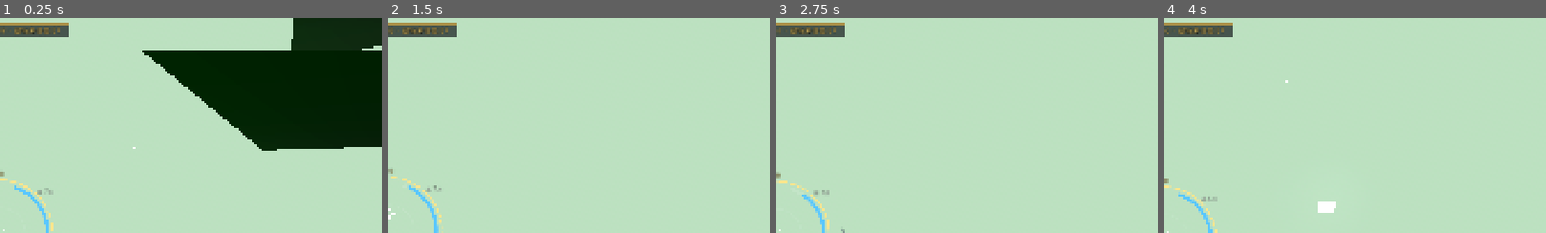
Above: before the commit, frames 1-4 (left to right).
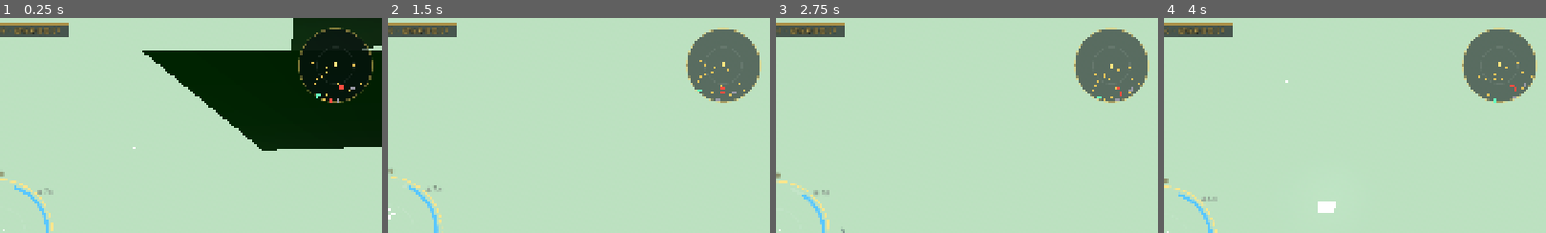
Above: after the commit, the same moments.

Repository: 56QAQ/xiuxian
Game: Godot game, scene res://scenes/secret_realm.tscn
Two runs of this game, one before a commit and one after it. Both use one fixed random seed, a clock stepped at 60 frames per second and the inputs below. This scene is started directly instead of the project's main scene.
Inputs (mouse positions are % of the whole screen's width and height, from its top left):
- Up to frame 1 (0.25 s): no input
- Up to frame 2 (1.5 s): move the mouse to (55, 50) at 0.52 s; hold W (move_forward) from 0.53 s (still down); tap F (interact) at 0.6 s; click (55, 50) at 0.67 s; tap Space (jump) at 0.77 s; move the mouse to (45, 50) at 1.27 s; right-click (45, 50) at 1.35 s
- Up to frame 3 (2.75 s): keep holding W (move_forward); tap Space (jump) at 1.52 s; tap F (interact) at 1.55, 2.3 s; move the mouse to (52, 48) at 2.02 s; hold Shift (boost) from 2.03 s (still down)
- Up to frame 4 (4 s): keep holding W (move_forward); move the mouse to (49, 52) at 2.77 s; release Shift (boost) at 2.78 s; tap G (burst) at 2.85 s; click (49, 52) at 2.92 s; tap Space (jump) at 3.02, 3.77 s; tap F (interact) at 3.05, 3.6 s; move the mouse to (57, 51) at 3.52 s
The pictures show only the part of the screen within x 50-100%, y 0-50%; the shares and areas given below are measured in that part.

The runs differ from the first frame. In frame 1, 0.6% of the frame differs, in the area x 78-98%, y 4-40%; in frame 2, 5.3%; in frame 3, 5.3%; in frame 4, 5.3%.

Commit message:
HUD radar: enemies, NPCs, loot, extraction points, treasures
Co-Authored-By: Claude Opus 5.5 <noreply@anthropic.com>
Claude-Session: https://claude.ai/code/session_01PLToR4mfy5zvBxEC3YTSQu

Diff:
--- a/src/ui/hud/combat_hud.gd
+++ b/src/ui/hud/combat_hud.gd
@@ -132,6 +132,7 @@
 		_draw_spellbar(vs, s)
 		_draw_info(vs, s)
 		_draw_prompt(vs, s)
+		_draw_radar(vs, s)
 
 	# ------------------------------------------------------------ 中央环
 	func _draw_cluster(c: Vector2, s: float) -> void:
@@ -379,6 +380,69 @@
 		draw_rect(Rect2(p - Vector2(w * 0.5, 20.0 * s), Vector2(w, 30.0 * s)), C_GOLD.darkened(0.3), false, 1.0)
 		_text(p + Vector2(0, 2.0 * s), prompt, 18 * s, C_TEXT, HORIZONTAL_ALIGNMENT_CENTER)
 
+	# ------------------------------------------------------------ 雷达
+	func _draw_radar(vs: Vector2, s: float) -> void:
+		if cam == null:
+			return
+		var rr := 92.0 * s
+		var c := Vector2(vs.x - rr - 26.0 * s, rr + 26.0 * s)
+		var world_r := 80.0
+		draw_circle(c, rr, Color(0.03, 0.05, 0.07, 0.55))
+		draw_arc(c, rr, 0.0, TAU, 64, Color(0.95, 0.8, 0.4, 0.5), 1.5 * s, true)
+		draw_arc(c, rr * 0.5, 0.0, TAU, 48, Color(1, 1, 1, 0.08), 1.0, true)
+		var yaw := cam.yaw
+		var origin := actor.global_position
+		var to_screen := func(p: Vector3, clamp_edge: bool) -> Vector2:
+			var d := p - origin
+			var v := Vector2(d.x, d.z).rotated(yaw) / world_r * rr
+			if v.length() > rr:
+				if not clamp_edge:
+					return Vector2.INF
+				v = v.normalized() * (rr - 4.0 * s)
+			return c + v
+		# 撤离点 / 天材地宝
+		for n in get_tree().get_nodes_in_group("extraction_point"):
+			var ep := n as Node3D
+			var sp: Vector2 = to_screen.call(ep.global_position, true)
+			var active: bool = ep.get("active") == true
+			var col := Color(0.4, 1.0, 0.75) if active else Color(0.6, 0.6, 0.65)
+			draw_colored_polygon(PackedVector2Array([sp + Vector2(0, -6) * s, sp + Vector2(6, 0) * s, sp + Vector2(0, 6) * s, sp + Vector2(-6, 0) * s]), col)
+		for n in get_tree().get_nodes_in_group("interactable"):
+			if n is TreasureSite:
+				var sp2: Vector2 = to_screen.call((n as Node3D).global_position, true)
+				draw_circle(sp2, 5.0 * s, Color(0.85, 0.5, 1.0))
+		for n in get_tree().get_nodes_in_group("loot_container"):
+			var lc := n as LootContainer
+			if lc == null or (lc.searched and lc.grid.entries.is_empty()):
+				continue
+			var sp3: Vector2 = to_screen.call(lc.global_position, false)
+			if sp3 != Vector2.INF:
+				draw_rect(Rect2(sp3 - Vector2(2.5, 2.5) * s, Vector2(5, 5) * s), Color(0.95, 0.8, 0.35, 0.5 if lc.searched else 0.9))
+		# 角色
+		var me := actor.combatant
+		for b in CombatUtil.bodies():
+			var body := b as Node3D
+			if body == actor or body == null:
+				continue
+			var bc := CombatUtil.combatant_of(body)
+			if bc == null or not bc.alive:
+				continue
+			var sp4: Vector2 = to_screen.call(body.global_position, false)
+			if sp4 == Vector2.INF:
+				continue
+			var col2 := Color(0.95, 0.95, 1.0)
+			if me.is_hostile_to(bc):
+				col2 = Color(1.0, 0.3, 0.25)
+			elif bc.faction == "beast":
+				col2 = Color(1.0, 0.65, 0.2)
+			draw_circle(sp4, (4.0 if body != actor.lock_target else 6.0) * s, col2)
+		# 玩家箭头（镜头朝上）
+		var fwd := actor.forward()
+		var ang := atan2(fwd.x, -fwd.z) + yaw
+		var tip := Vector2(sin(ang), -cos(ang))
+		var side := Vector2(-tip.y, tip.x)
+		draw_colored_polygon(PackedVector2Array([c + tip * 9.0 * s, c - tip * 5.0 * s + side * 5.0 * s, c - tip * 5.0 * s - side * 5.0 * s]), Color(1, 0.9, 0.5))
+
 	func _text(pos: Vector2, t: String, size: float, col: Color, align: HorizontalAlignment, f: Font = null) -> void:
 		var fnt := f if f != null else font
 		var fs := int(maxf(size, 8.0))
